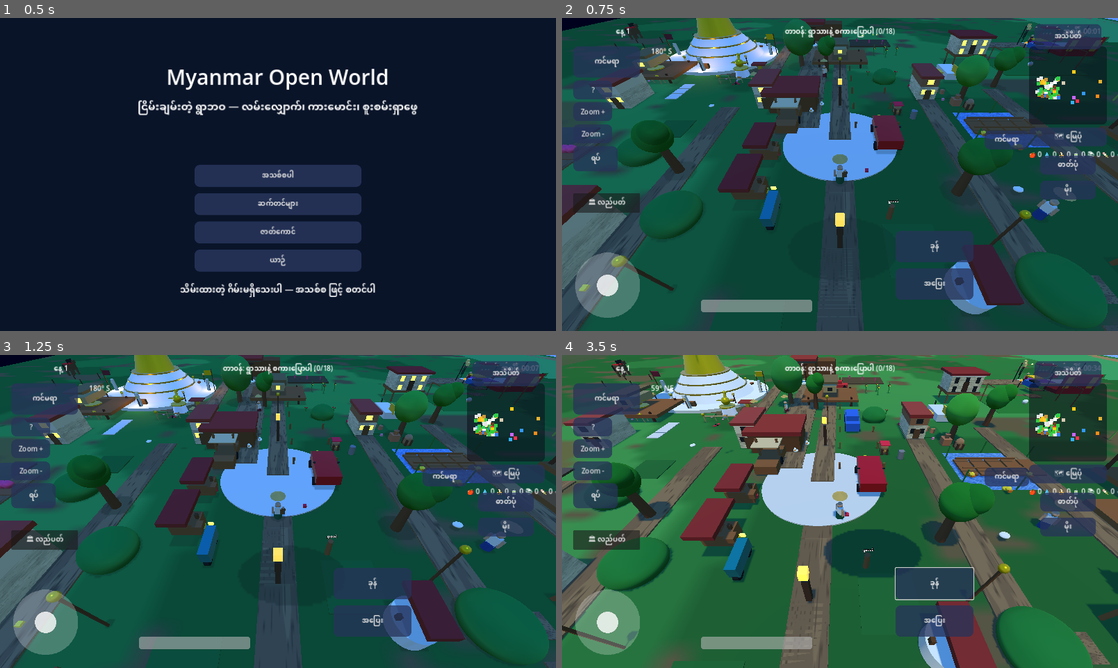
Above: before the commit, frames 1-4 (two rows, left to right).
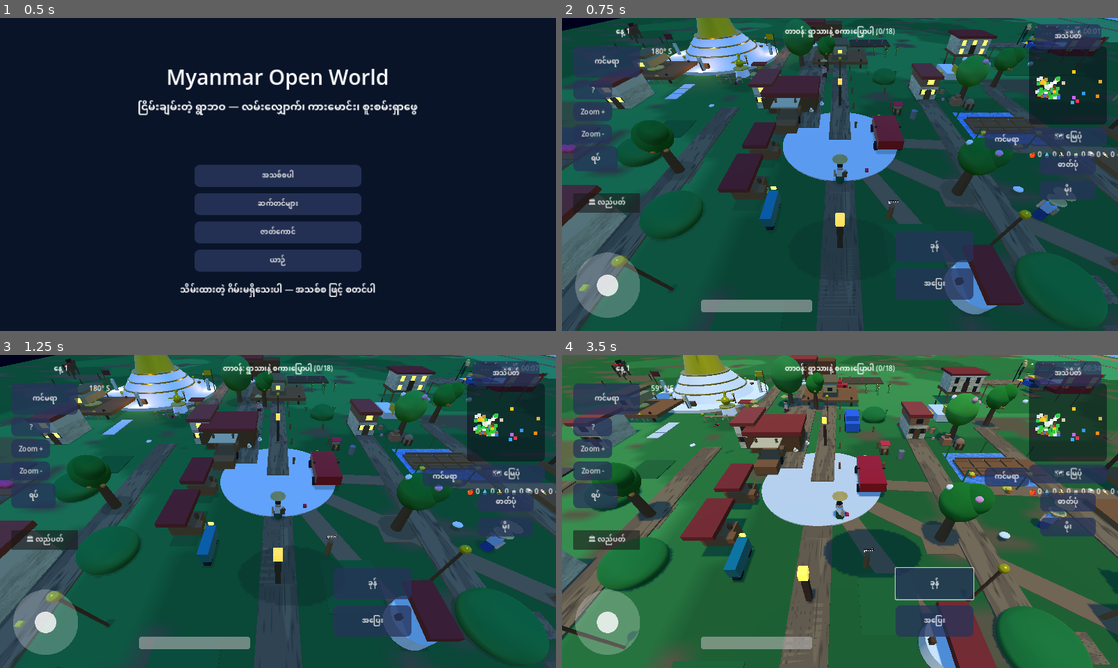
Above: after the commit, the same moments.

Repository: sudohlaingwin/gta-open-world
Game: Godot game, scene res://scenes/ui/main_menu.tscn
Same seed, same stepped clock (60 frames per second), same inputs: the game is played once before the commit and once after it.
Inputs (mouse positions are in pixels of both pictures, inside the frame that each line leads up to):
- Up to frame 1 (0.5 s): no input
- Up to frame 2 (0.75 s): click "အသစ်စပါ" at 0.5 s
- Up to frame 3 (1.25 s): no input
- Up to frame 4 (3.5 s): click "အပြေး" at 1.25 s; click "ခုန်" at 2 s; tap Enter (ui_accept) at 2.75 s; drag from (628, 599) to (895, 442) at 2.77 s

Frame 1 is identical in both runs. In frame 2, 3.0% of the frame differs, in the area x 0-100%, y 0-82%; in frame 3, 3.0%; in frame 4, 3.7%, in the area x 0-100%, y 0-91%.

Commit message:
Slice 58: 3D character + nature + building + ground set (owner 20:44 ask) + opponent slices 96-101 review (96 peaceful PASS, 97 harp real, 98 gate+paddy real, 99 water tweak real, 100 lerp fix verified, 101 pagoda real but beacon/hilltop overstated)

Diff:
--- /dev/null
+++ b/character_dress58.gd
@@ -0,0 +1,299 @@
+## Slice 58: 3D character + nature + building + ground set (owner ask
+## 2026-10-22 20:44: can Muse render the needed characters in 3D and
+## use them in the game — people, trees, buildings, map, ground).
+## ORIGINAL procedural/code-generated models only, no external assets,
+## nothing copied. Runtime-only: no scene file is touched, no new
+## physics bodies, no gameplay code changed. Runs once at world spawn
+## from player._ready, after Slice 53/56/57 dressing. Loaded by
+## preload, NOT class_name (a new class_name needs a regenerated
+## .godot cache and a stale cache breaks player.gd's parse — proven
+## Slice 53). Honest limits, stated in the report: villager legs sit
+## under the longyi (as a real longyi covers them) — the visible
+## walking read is arm swing + longyi sway + sandals at the hem;
+## trees/buildings/ground are dressing, not new gameplay.
+
+const WalkAnimScript = preload("res://walk_anim58.gd")
+
+static var _skin_mat: StandardMaterial3D = null
+static var _hair_mat: StandardMaterial3D = null
+static var _straw_mat: StandardMaterial3D = null
+static var _dark_mat: StandardMaterial3D = null
+static var _wood_mat: StandardMaterial3D = null
+static var _eaves_mat: StandardMaterial3D = null
+static var _dirt_mat: StandardMaterial3D = null
+static var _blossom_mat: StandardMaterial3D = null
+static var _blossom2_mat: StandardMaterial3D = null
+static var _fruit_mat: StandardMaterial3D = null
+static var _leaf2_mat: StandardMaterial3D = null
+
+
+## Raw String.hash() clusters badly on sequential names (proven this
+## slice: Villager1..18 hashed to 0.676-0.684 and 0.916-0.924, so a
+## hash<0.34 split gave zero straw hats). Mix with xorshift-multiply
+## before taking mod 1000, as village_dressing's noise hash does.
+static func _hash01(s: String) -> float:
+	var n := s.hash()
+	n = (n ^ (n >> 13)) * 1274126177
+	n = (n ^ (n >> 16)) & 0x7fffffff
+	return float(n % 1000) / 1000.0
+
+
+static func _mat(color: Color, roughness: float) -> StandardMaterial3D:
+	var m := StandardMaterial3D.new()
+	m.albedo_color = color
+	m.roughness = roughness
+	return m
+
+
+static func _shared() -> void:
+	if _skin_mat != null:
+		return
+	_skin_mat = _mat(Color(0.85, 0.65, 0.50, 1.0), 0.8)
+	_hair_mat = _mat(Color(0.12, 0.08, 0.06, 1.0), 0.9)
+	_straw_mat = _mat(Color(0.85, 0.72, 0.42, 1.0), 0.9)
+	_dark_mat = _mat(Color(0.30, 0.20, 0.10, 1.0), 0.9)
+	_wood_mat = _mat(Color(0.45, 0.30, 0.16, 1.0), 0.9)
+	_eaves_mat = _mat(Color(0.55, 0.32, 0.20, 1.0), 0.9)
+	_dirt_mat = _mat(Color(0.55, 0.42, 0.28, 1.0), 1.0)
+	_blossom_mat = _mat(Color(0.95, 0.65, 0.75, 1.0), 0.8)
+	_blossom2_mat = _mat(Color(0.98, 0.95, 0.90, 1.0), 0.8)
+	_fruit_mat = _mat(Color(0.95, 0.55, 0.15, 1.0), 0.7)
+	_leaf2_mat = _mat(Color(0.15, 0.45, 0.15, 1.0), 0.9)
+
+
+static func _box(parent: Node3D, size: Vector3, mat: Material, pos: Vector3, nm: String) -> MeshInstance3D:
+	var m := MeshInstance3D.new()
+	m.name = nm
+	var bm := BoxMesh.new()
+	bm.size = size
+	m.mesh = bm
+	m.position = pos
+	if mat != null:
+		m.set_surface_override_material(0, mat)
+	parent.add_child(m)
+	return m
+
+
+static func _ball(parent: Node3D, radius: float, mat: Material, pos: Vector3, nm: String, sy: float = 1.0) -> MeshInstance3D:
+	var m := MeshInstance3D.new()
+	m.name = nm
+	var sm := SphereMesh.new()
+	sm.radius = radius
+	sm.height = radius * 2.0
+	m.mesh = sm
+	m.scale = Vector3(1.0, sy, 1.0)
+	m.position = pos
+	if mat != null:
+		m.set_surface_override_material(0, mat)
+	parent.add_child(m)
+	return m
+
+
+## Dresses one character body (Player or a villager). Arm meshes are
+## reparented under shoulder pivots so the walk animator can swing
+## them; the longyi is reparented under a hip pivot so the hem sways;
+## legs + sandals hang from hip pivots. Geometry (measured from
+## main.tscn): head centre y 0.65 (r 0.2), torso box 0.5x0.6x0.3 at
+## y 0.15, longyi cylinder h 0.9 at y -0.55 (spans -1.0..-0.1), arms
+## box 0.15x0.55x0.15 at (+-0.35, 0.15). Pivots preserve every world
+## position exactly (arm offset -0.27 from a 0.42 shoulder).
+static func _dress_body(body: Node3D, is_player: bool) -> void:
+	if body.get_node_or_null("ShoulderPivot58_R") != null:
+		return
+	var h: float = _hash01(body.name)
+	for side in ["R", "L"]:
+		var sx := 0.35 if side == "R" else -0.35
+		var arm := body.get_node_or_null("Arm_" + side) as MeshInstance3D
+		if arm != null:
+			var piv := Node3D.new()
+			piv.name = "ShoulderPivot58_" + side
+			piv.position = Vector3(sx, 0.42, 0.0)
+			body.add_child(piv)
+			body.remove_child(arm)
+			piv.add_child(arm)
+			arm.position = Vector3(0.0, -0.27, 0.0)
+			arm.rotation = Vector3.ZERO
+	var lg := body.get_node_or_null("Longyi") as MeshInstance3D
+	if lg != null:
+		var lpiv := Node3D.new()
+		lpiv.name = "LongyiPivot58"
+		lpiv.position = Vector3(0.0, -0.10, 0.0)
+		body.add_child(lpiv)
+		body.remove_child(lg)
+		lpiv.add_child(lg)
+		lg.position = Vector3(0.0, -0.45, 0.0)
+		lg.rotation = Vector3.ZERO
+	for side in ["R", "L"]:
+		var sx := 0.13 if side == "R" else -0.13
+		var hpiv := Node3D.new()
+		hpiv.name = "HipPivot58_" + side
+		hpiv.position = Vector3(sx, -0.10, 0.0)
+		body.add_child(hpiv)
+		_box(hpiv, Vector3(0.13, 0.85, 0.13), _skin_mat, Vector3(0.0, -0.425, 0.0), "Leg58_" + side)
+		_box(hpiv, Vector3(0.16, 0.06, 0.34), _dark_mat, Vector3(0.0, -0.90, 0.06), "Sandal58_" + side)
+	_box(body, Vector3(0.54, 0.09, 0.34), _dark_mat, Vector3(0.0, -0.12, 0.0), "Belt58")
+	_ball(body, 0.20, _hair_mat, Vector3(0.0, 0.80, -0.04), "Hair58", 0.55)
+	if not is_player and int(h * 3.0) == 0:
+		var hat := MeshInstance3D.new()
+		hat.name = "Hat58"
+		var cm := CylinderMesh.new()
+		cm.top_radius = 0.05
+		cm.bottom_radius = 0.46
+		cm.height = 0.20
+		hat.mesh = cm
+		hat.position = Vector3(0.0, 0.95, 0.0)
+		hat.set_surface_override_material(0, _straw_mat)
+		body.add_child(hat)
+	if not is_player:
+		var torso := body.get_node_or_null("Torso") as MeshInstance3D
+		if torso != null:
+			var old := torso.get_surface_override_material(0)
+			if old is StandardMaterial3D:
+				var dup := (old as StandardMaterial3D).duplicate() as StandardMaterial3D
+				var palette: Array = [
+					Color(0.96, 0.94, 0.90, 1.0), Color(0.65, 0.78, 0.90, 1.0),
+					Color(0.93, 0.70, 0.75, 1.0), Color(0.70, 0.85, 0.70, 1.0),
+					Color(0.80, 0.75, 0.90, 1.0),
+				]
+				dup.albedo_color = palette[int(h * 5.0) % 5]
+				torso.set_surface_override_material(0, dup)
+	var anim := Node.new()
+	anim.name = "WalkAnim58"
+	anim.set_script(WalkAnimScript)
+	body.add_child(anim)
+
+
+static func dress(world: Node) -> void:
+	if world == null:
+		return
+	if world.get_node_or_null("Dress58Applied") != null:
+		return
+	if world.get_node_or_null("Dress58Ground") != null:
+		return
+	_shared()
+	# Phase 1 — collect (never mutate while iterating the tree).
+	var bodies: Array = []
+	var treetops: Array = []
+	var palms18: Array = []
+	var palms20: Array = []
+	var houses: Array = []
+	var fields: Array = []
+	var stack: Array = [world]
+	while not stack.is_empty():
+		var node: Node = stack.pop_back()
+		for child in node.get_children():
+			stack.push_back(child)
+		if node == world:
+			if node is Node3D:
+				for child in (node as Node3D).get_children():
+					if child is CharacterBody3D and (child.name == "Player" or String(child.name).begins_with("Villager")):
+						bodies.append(child)
+			continue
+		if not (node is MeshInstance3D):
+			if node is Node3D and (node.name == "Palm18A" or node.name == "Palm18B"):
+				palms18.append(node)
+			continue
+		var nm := String(node.name)
+		if nm.begins_with("TreeTop"):
+			treetops.append(node)
+		elif nm.begins_with("Palm20"):
+			palms20.append(node)
+		elif nm.begins_with("House") and (node as MeshInstance3D).mesh is BoxMesh:
+			houses.append(node)
+		elif nm in ["FieldEast", "FieldNorth", "FieldSouth", "FieldWest"] and (node as MeshInstance3D).mesh is PlaneMesh:
+			fields.append(node)
+	# Phase 2 — characters.
+	for b in bodies:
+		_dress_body(b as Node3D, String((b as Node).name) == "Player")
+	# Phase 2 — trees: species split by deterministic hash.
+	for t in treetops:
+		var top := t as MeshInstance3D
+		var h: float = _hash01(top.name)
+		if h < 0.34:
+			var offs: Array = [Vector3(0.9, 0.6, 0.3), Vector3(-0.8, 0.8, -0.4), Vector3(0.2, 1.0, 0.9), Vector3(-0.4, -0.2, -0.9)]
+			for i in offs.size():
+				_ball(top, 0.20, _blossom_mat if i % 2 == 0 else _blossom2_mat, offs[i], "Blossom58_%d" % i)
+		elif h < 0.67:
+			var foffs: Array = [Vector3(0.7, -0.9, 0.5), Vector3(-0.6, -1.0, -0.3), Vector3(0.1, -0.7, 0.9)]
+			for i in foffs.size():
+				_ball(top, 0.17, _fruit_mat, foffs[i], "Fruit58_%d" % i)
+		else:
+			_ball(top, 0.55, _leaf2_mat, Vector3(0.0, 1.1, 0.0), "Tuft58")
+	for p in palms18:
+		var grp := p as Node3D
+		var coffs: Array = [Vector3(0.2, 5.6, 0.1), Vector3(-0.2, 5.5, -0.1), Vector3(0.0, 5.8, 0.0)]
+		for i in coffs.size():
+			_ball(grp, 0.16, _dark_mat, coffs[i], "Coconut58_%d" % i)
+	for p in palms20:
+		var pm := p as MeshInstance3D
+		var coffs2: Array = [Vector3(0.2, 4.8, 0.1), Vector3(-0.2, 4.7, -0.1), Vector3(0.0, 5.0, 0.0)]
+		for i in coffs2.size():
+			_ball(pm, 0.16, _dark_mat, coffs2[i], "Coconut58_%d" % i)
+	# Phase 2 — buildings: eaves over each slab roofline, shutters
+	# beside each Slice 53 window (windows are 0.5 wide, so shutters
+	# sit 0.35 to each side, angled open 0.5 rad).
+	for hs in houses:
+		var mi := hs as MeshInstance3D
+		var bsize := (mi.mesh as BoxMesh).size
+		var hy := mi.position.y
+		var bottom := hy - bsize.y * 0.5
+		if bottom < 0.3:
+			continue
+		_box(mi, Vector3(bsize.x + 0.35, 0.12, bsize.z + 0.35), _eaves_mat, Vector3(0.0, bsize.y * 0.5 + 0.06, 0.0), "Eaves58")
+		var wins: Array = []
+		for child in mi.get_children():
+			if String(child.name).begins_with("DressWindow53"):
+				wins.append(child)
+		for w in wins:
+			var wp := (w as Node3D).position
+			for sgn in [-1.0, 1.0]:
+				# Name must include the z side: the two windows
+				# sharing an x on opposite faces would otherwise
+				# collide, and Godot renames the loser to
+				# "@MeshInstance3D@N" (proven this slice).
+				var sh := _box(mi, Vector3(0.22, 0.55, 0.04), _wood_mat, Vector3(wp.x + sgn * 0.35, wp.y, wp.z), "Shutter58_%d_%d_%d" % [int(wp.x * 2), int(sgn), int(wp.z)])
+				sh.rotation.y = -sgn * 0.5
+	# Phase 2 — ground group (world-root add must be deferred: a
+	# direct add_child to the world root from player._ready fails
+	# with "Parent node is busy setting up children", proven S56).
+	var ground := Node3D.new()
+	ground.name = "Dress58Ground"
+	# Dirt paths from the village centre to the four landmarks
+	# (coords are the scene's own: pagoda, market, zayat, well).
+	var routes: Array = [Vector2(-20.0, -25.0), Vector2(16.0, 12.0), Vector2(28.0, 2.0), Vector2(6.0, 12.0)]
+	for i in routes.size():
+		var tgt := routes[i] as Vector2
+		var ln := tgt.length()
+		var mid := Vector3(tgt.x * 0.5, 0.02, tgt.y * 0.5)
+		var p := _box(ground, Vector3(1.3, 0.04, ln), _dirt_mat, mid, "Path58_%d" % i)
+		p.rotation.y = atan2(tgt.x, tgt.y)
+	for t in treetops:
+		var top := t as MeshInstance3D
+		_box(ground, Vector3(2.4, 0.03, 2.4), _dirt_mat, Vector3(top.position.x, 0.02, top.position.z), "Patch58_%s" % String(top.name).replace("TreeTop", ""))
+	# Field rows in world space, derived from each field plane's own
+	# basis (PlaneMesh_pond is 8x6; basis lengths give world extents).
+	for f in fields:
+		var fm := f as MeshInstance3D
+		var basis := fm.transform.basis
+		var ext_x := basis.x.length() * 8.0
+		var ext_z := basis.z.length() * 6.0
+		var long_axis_x := ext_x >= ext_z
+		var long_len := ext_x if long_axis_x else ext_z
+		var short_len := ext_z if long_axis_x else ext_x
+		if long_len < 10.0 or short_len < 2.0:
+			continue
+		var yaw := atan2(-basis.x.z, basis.x.x)
+		var bz := Vector3(basis.z.x, 0.0, basis.z.z).normalized()
+		for ri in 5:
+			var off := (float(ri) - 2.0) * short_len * 0.16
+			var centre := Vector3(fm.position.x, fm.position.y + 0.04, fm.position.z) + bz * off
+			var row: MeshInstance3D
+			if long_axis_x:
+				row = _box(ground, Vector3(long_len - 10.0, 0.03, 1.2), _dirt_mat, centre, "Row58_%s_%d" % [String(fm.name), ri])
+			else:
+				row = _box(ground, Vector3(1.2, 0.03, long_len - 10.0), _dirt_mat, centre, "Row58_%s_%d" % [String(fm.name), ri])
+			row.rotation.y = yaw
+	var marker := Node3D.new()
+	marker.name = "Dress58Applied"
+	world.call_deferred("add_child", ground)
+	world.call_deferred("add_child", marker)
--- a/player.gd
+++ b/player.gd
@@ -2,6 +2,7 @@
 const DressingScript = preload("res://village_dressing.gd")
 const City56Script = preload("res://city_visual56.gd")
 const River57Script = preload("res://river_bridge57.gd")
+const Dress58Script = preload("res://character_dress58.gd")
 ## Slice 2 player: walk + sprint + jump + enter/exit car AND cart.
 ## Walk: arrow keys / WASD, or the touch joystick (touch_vector).
 ## Slice 8 action HUD (TOUCH-FIRST — this is a mobile game):
@@ -356,6 +357,10 @@
 	# waterside, pagoda gold trim, night-gated lanterns).
 	# Runs after Slice 56; runtime-only, no scene touched.
 	River57Script.dress(get_parent())
+	# Slice 58 character + nature + building + ground set (owner
+	# 20:44 ask: 3D-rendered characters in the game). Runs last;
+	# runtime-only, no scene touched.
+	Dress58Script.dress(get_parent())
 
 
 ## Slice 49: the shared map transform reads the live ground plane
--- /dev/null
+++ b/walk_anim58.gd
@@ -0,0 +1,55 @@
+extends Node
+## Slice 58 walk animator (runtime child of Player and each villager).
+## Added by character_dress58.gd after the shoulder/hip/longyi pivots
+## exist, so _ready can cache them. Every _process it reads the
+## parent body's horizontal speed and swings arms opposite, legs
+## opposite to their arm, and the longyi hem slightly. While the
+## parent is driving a vehicle (player driving flag) or idle, the
+## swing eases back to zero instead of snapping. Visual only: it
+## never touches velocity, position, or collision.
+
+var _phase: float = 0.0
+var _amp: float = 0.0
+var _arm_r: Node3D = null
+var _arm_l: Node3D = null
+var _leg_r: Node3D = null
+var _leg_l: Node3D = null
+var _longyi: Node3D = null
+
+
+func _ready() -> void:
+	var p := get_parent() as Node3D
+	if p == null:
+		return
+	_arm_r = p.get_node_or_null("ShoulderPivot58_R") as Node3D
+	_arm_l = p.get_node_or_null("ShoulderPivot58_L") as Node3D
+	_leg_r = p.get_node_or_null("HipPivot58_R") as Node3D
+	_leg_l = p.get_node_or_null("HipPivot58_L") as Node3D
+	_longyi = p.get_node_or_null("LongyiPivot58") as Node3D
+
+
+func _process(delta: float) -> void:
+	var parent := get_parent()
+	if parent == null:
+		return
+	var speed := 0.0
+	if parent is CharacterBody3D:
+		var v := (parent as CharacterBody3D).velocity
+		speed = Vector2(v.x, v.z).length()
+	var driving: Variant = parent.get("driving")
+	var target := 0.0
+	if driving != true and speed > 0.2:
+		_phase += delta * (4.0 + speed * 1.8)
+		target = 1.0
+	_amp = move_toward(_amp, target, delta * 4.0)
+	var s := sin(_phase) * 0.45 * _amp
+	if _arm_r != null:
+		_arm_r.rotation.x = s
+	if _arm_l != null:
+		_arm_l.rotation.x = -s
+	if _leg_r != null:
+		_leg_r.rotation.x = -s * 0.7
+	if _leg_l != null:
+		_leg_l.rotation.x = s * 0.7
+	if _longyi != null:
+		_longyi.rotation.x = -s * 0.12
Not shown, changed: README.md
